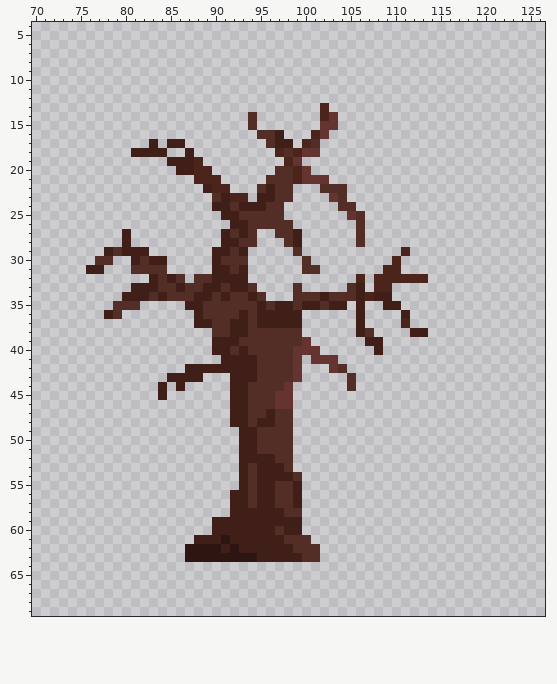
Two versions of one pixel-art file, Vojtech/Assets/Sprites/Forest/Forest_Tilemap.aseprite. That is the earlier state.
256x256 pixels, 1 frame. Colours within 5 levels of each other are drawn and written as one. Shown: x 70..126, y 4..69. The commit also changed other parts of the picture, which this record leaves out.
Once edited:
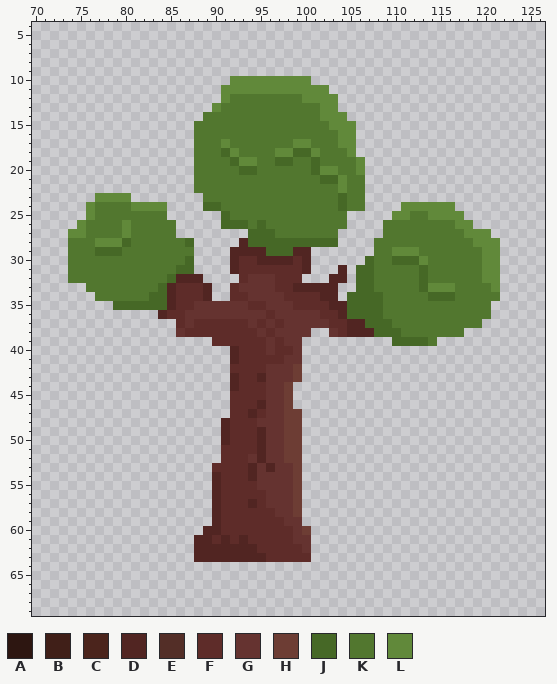
Palette (. is transparent): A #2d1611  B #401f18  C #4b241c  D #512522  E #532e27  F #5e2c29  G #653330  H #6d3d34  J #466826  K #52772f  L #61893a
Difference:
Changed rows in their new state; - is an unchanged pixel.
first column x 74:
10 ------------------LLLLLLLLL---------------------
11 -----------------LLLLLLLLLLLL-------------------
12 -----------------LKKKKKKKKLLLL------------------
13 ----------------LKKKKKKKKKKKLL------------------
14 ---------------KKKKKKKKKKKKKLLL-----------------
15 --------------KKKKKKKKKKKKKKKLLL----------------
16 --------------KKKKKKKKKKKKKKKKLL----------------
17 ---------.-..-KKKLKKKKKKKLLKKKLL----------------
18 -------....--.KKKJLKKKKLLJJLKKKL----------------
19 -----------...KKKKJLLKKJJKKJKKKKL---------------
20 ------------..KKKKKJJKKKKKKJLLKKL---------------
21 --------------KKKKKKKKKKKKKKJJLKK---------------
22 --------------KKKKKKKKKKKKKKKKLKK---------------
23 ---LLLL--------KKKKKKKKKKKKKKKJKK---------------
24 --LKKKKLLLL----JJKKKKKKKKKKKKKJKK----LLLLLL-----
25 --LKKKKKKKK------JKKKKKKKKKKKKK..---LLKKLLLL----
26 -LKKKKLKKKKK-----JJJKJKKKKKKKKK-.--KKKKKKKKLL---
27 LLKKKKLKKKKK-----...JJJKKKKKKK--.--KKKKKKKKKLLL-
28 KKKLLLJKKKKKKJ---..DJJJJJJJJJJ--.-KKKKKKKKKKKLLL
29 KKKJJJKKKKKKKK--..DDDDJJJDD-------KKLLLKKKKKKKLL
30 KKKKKKKKKKKKKJ--..DFFDDDDFD------JKKJJJLKKKKKKLL
31 KKKKKKKKKKKKJJ--..DFFFFFFFD.--D-JJKKKKKJKKKKKKLL
32 KKKKKKKKKKKJDDD....FGGGFFF---DD-JJKKKKKJKKKKKKLL
33 --KKKKKKKKJDFFFD..FGGGGFFDDDDD-.JJKKKKKJLLLKKKKL
34 ---KKKKKKJJDFFFD..FFGGGGFFFFDD.JJJJKKKKKJJJKKKKK
35 -----JJJJJJDFFGGGGGGFFGGGFFFFDDJJJJKKKKKKKKKKKK-
36 ----..----DFFGGGGGGGGGFGGGGGFFDJJJJKKKKKKKKKKKK-
37 ------------FGFFFFFFGFGFGGGGGFFDDJJJKKKKKKKKKK--
38 ------------GFFFFFFFFGFGGGG--GFDDDJJJKKKKKKK----
39 ----------------FFFFFFGFGG.------..-JJJJK-------
40 ----------------..DFFFGFF-..------.-------------
41 -----------------.DFFFFFG--...------------------
42 -------------.....FFFFGGGH---..-----------------
43 -----------....---DFFDGGGH-----.----------------
44 ----------.-.-----DFFFGGH------.----------------
45 ----------.-------FFFFG-H-----------------------
46 ------------------FFFDG-H-----------------------
47 ------------------FFDFGGHH----------------------
48 -----------------DFFFGGGHH----------------------
49 -----------------DFFFDGGHH----------------------
50 -----------------DFFFDGGHH----------------------
51 -----------------FFFFDGGHH----------------------
52 -----------------FFFGDGGHH----------------------
53 ----------------FFFFDGDGGH----------------------
54 ----------------DFFFDGGGGH----------------------
55 ----------------DFFFFGGGGH----------------------
56 ----------------DFFFFFGGGH----------------------
57 ----------------DFFFDFGGGH----------------------
58 ----------------DFFFFFFGGH----------------------
59 ----------------DFFFFFFFGG----------------------
60 ---------------DDFFFFFFFFGH---------------------
61 --------------DDFDFDFFFFFGG---------------------
62 -------------.DDDDDDDFFFFFG.--------------------
63 -------------.DDDDDDDDFFFFF.--------------------
Boxes around the changes in both pictures, in picture pixels (x1, y1, x2, y2):
changed: (68, 76, 500, 562)
